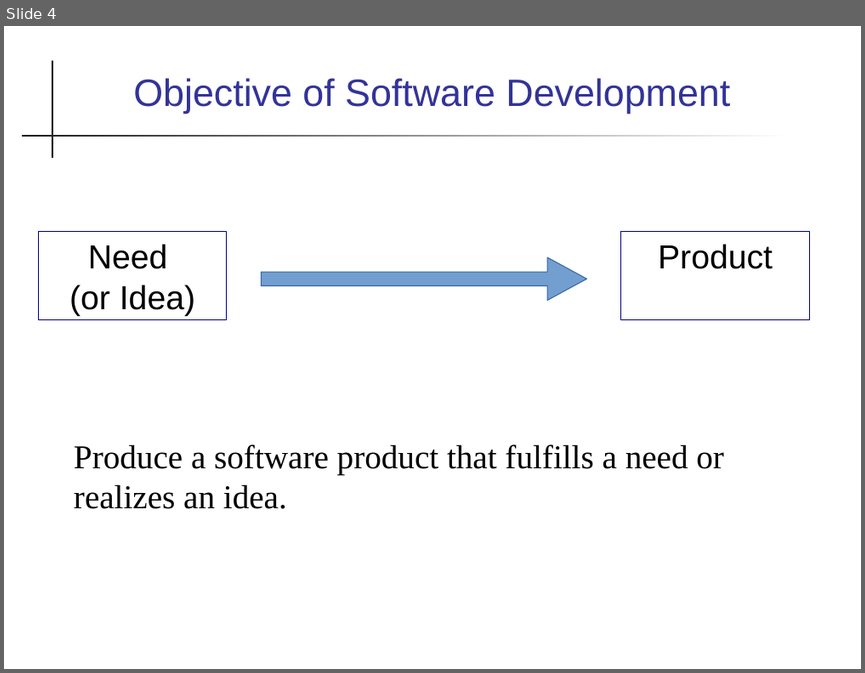
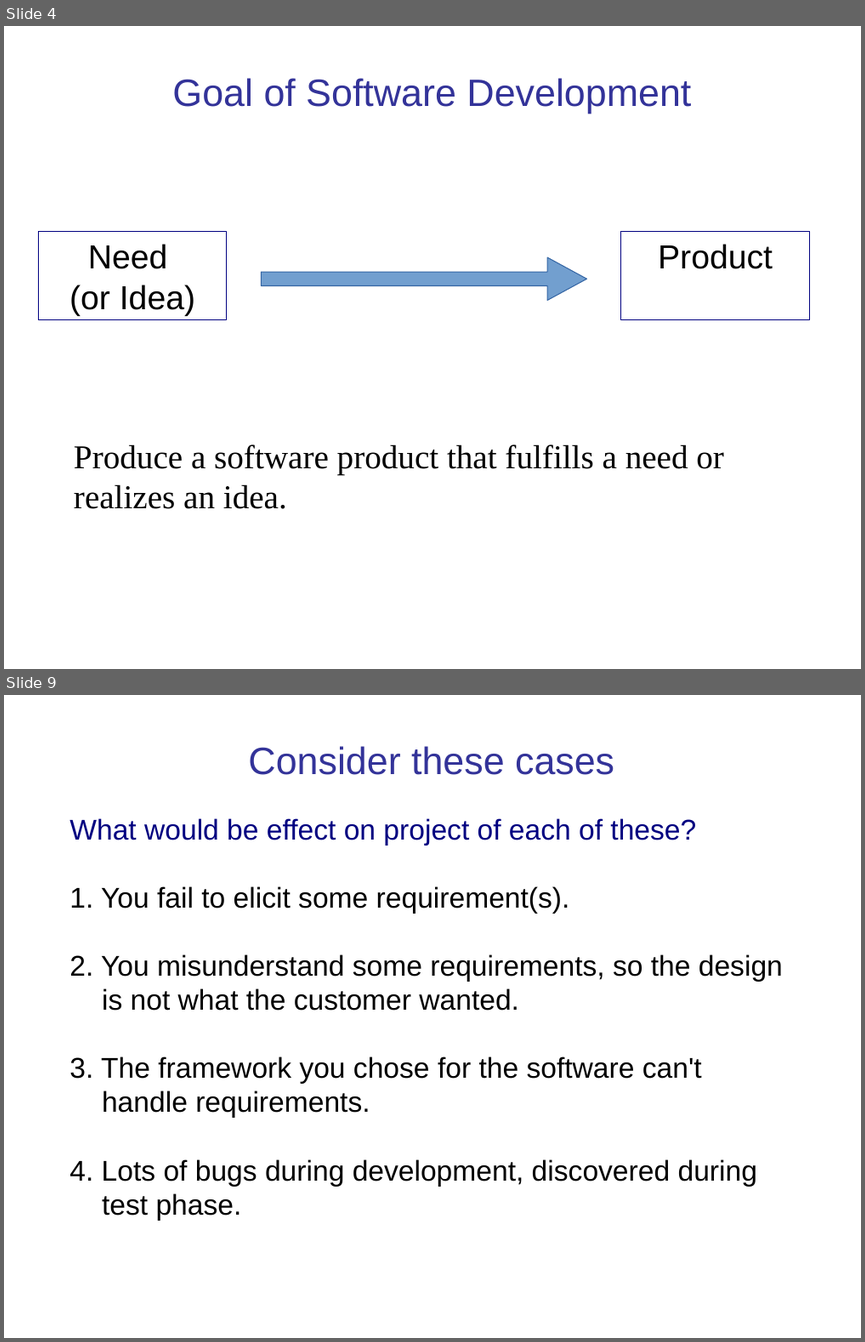
Before and after one commit to cpske/ISP, a slide deck: intro/Introduction-software-process.ppt. Shown one above the other, each under a label of ours: slide 4 before the commit, slides 4 and 9 after it; the slides between them are not shown. The pictures are 865x673 and 865x1342 pixels, drawn with LibreOffice and Linux fonts; fonts in the diff are those of the drawing. Boxes give left, top, right and bottom in pixels: in the first picture for what was removed or moved away, otherwise in the second. Text is boxed around its words. In the diff, an @@ line names an element or a change of style, - is before the commit and + after.

```diff
--- a/intro/Introduction-software-process.ppt
+++ b/intro/Introduction-software-process.ppt
@@ slide 9 added at (4,695,861,1338), background #FFFFFF @@
@@ title added at (248,746,614,775), 32 pt, text #333399 @@
+Consider these cases
@@ text added at (69,818,783,1220), 24 pt, text #000000 @@
+What would be effect on project of each of these?
+1. You fail to elicit some requirement(s).
+2. You misunderstand some requirements, so the design is not what the customer wanted.
+3. The framework you chose for the software can't handle requirements.
+4. Lots of bugs during development, discovered during test phase.
@@ slide 4 changed as well @@
@@ rectangle removed at (52,60,53,158) @@
@@ title at (172,78,691,114): text changed @@
-Objective of Software Development
+Goal of Software Development
@@ rectangle removed at (22,135,791,136) @@
```
Also in this commit, not shown: 32 other slides changed, 5 other slides added, 4 slides removed, 3 other files.
